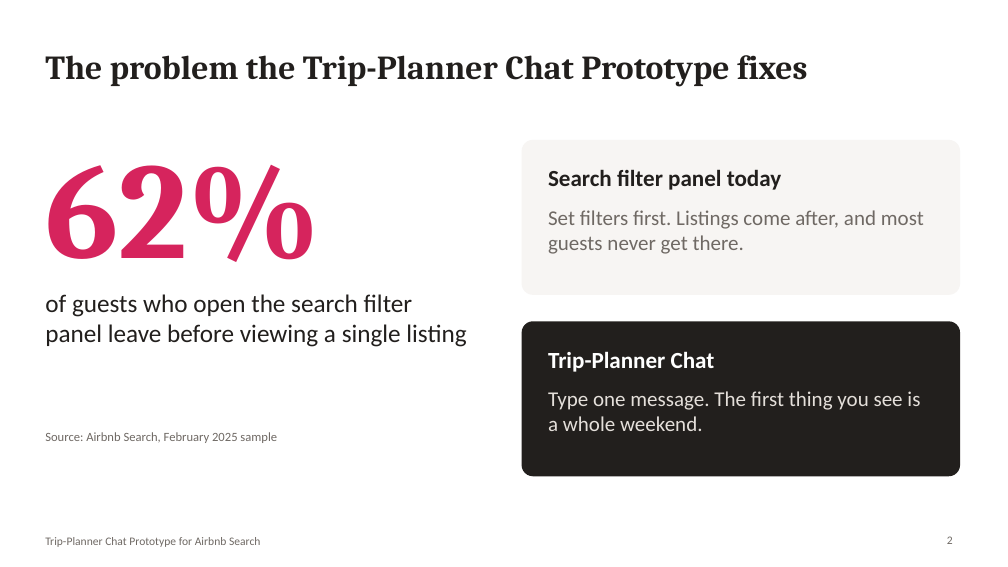
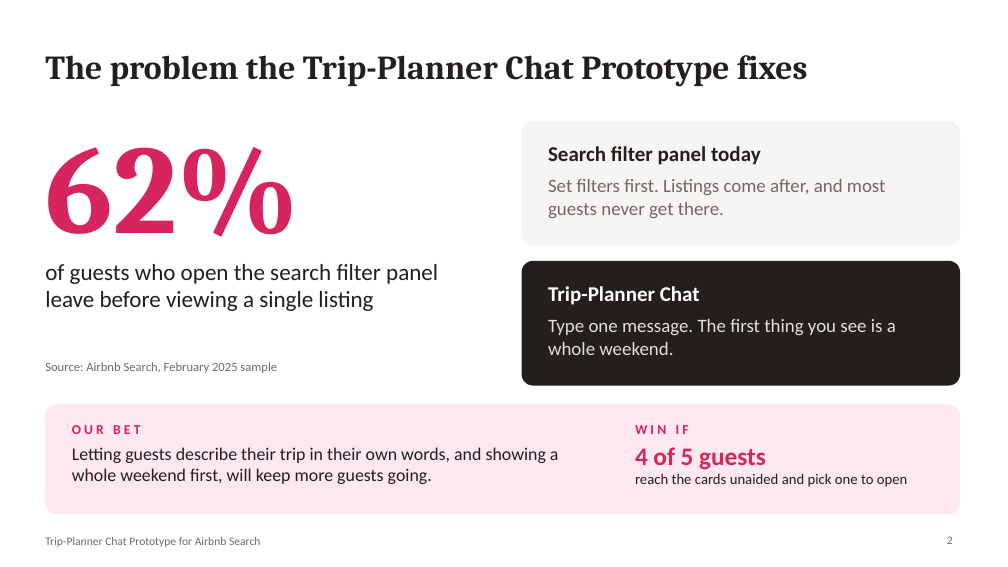
Before and after one commit to ab-n-jain/Zero_Airbnb, a slide deck: slide 2 of docs/review/Trip-Planner-Chat-Prototype-Review.pptx. Drawn at 1008x567 pixels with LibreOffice and Linux fonts; fonts in the diff are those of the drawing. Boxes give left, top, right and bottom in pixels: in the first picture for what was removed or moved away, otherwise in the second. Text is boxed around its words. In the diff, an @@ line names an element or a change of style, - is before the commit and + after.

```diff
--- a/docs/review/Trip-Planner-Chat-Prototype-Review.pptx
+++ b/docs/review/Trip-Planner-Chat-Prototype-Review.pptx
@@ text "62%": place and size @@
-text "62%" at <box>45,165,321,262</box>
+text "62%" at <box>45,147,300,237</box>
@@ text "62%" at <box>45,147,300,237</box>: size 130 to 120 pt @@
@@ rounded rectangle: place and size @@
-rounded rectangle at <box>522,140,960,295</box>
+rounded rectangle at <box>522,121,960,246</box>
@@ rounded rectangle at <box>522,121,960,246</box>: proportions changed @@
@@ text "Search filter panel today": place and size @@
-text "Search filter panel today" at <box>548,169,781,190</box>
+text "Search filter panel today" at <box>548,146,761,165</box>
@@ text "Search filter panel today" at <box>548,146,761,165</box>: size 22 to 20 pt @@
@@ text "Set filters first. Listings come ...": place and size @@
-text "Set filters first. Listings come ..." at <box>548,210,924,254</box>
+text "Set filters first. Listings come ..." at <box>548,179,886,218</box>
@@ text "Set filters first. Listings come ..." at <box>548,179,886,218</box>: size 20 to 18 pt @@
@@ text "of guests who open the ...": place and size @@
-text "of guests who open the ..." at <box>45,294,466,347</box>
+text "of guests who open the ..." at <box>45,264,438,311</box>
@@ text "of guests who open the ..." at <box>45,264,438,311</box>: size 24 to 22 pt @@
@@ rounded rectangle at <box>522,261,960,386</box>: proportions changed @@
@@ rounded rectangle: place and size @@
-rounded rectangle at <box>522,321,960,476</box>
+rounded rectangle at <box>522,261,960,386</box>
@@ text "Trip-Planner Chat" at <box>548,286,700,305</box>: size 22 to 20 pt @@
@@ text "Trip-Planner Chat": place and size @@
-text "Trip-Planner Chat" at <box>548,351,715,372</box>
+text "Trip-Planner Chat" at <box>548,286,700,305</box>
@@ text "Type one message. The first ..." at <box>548,319,896,355</box>: size 20 to 18 pt @@
@@ text "Type one message. The first ...": place and size @@
-text "Type one message. The first ..." at <box>548,391,920,431</box>
+text "Type one message. The first ..." at <box>548,319,896,355</box>
@@ text "Source: Airbnb Search, February 2025 ...": place and size @@
-text "Source: Airbnb Search, February 2025 ..." at <box>45,432,277,443</box>
+text "Source: Airbnb Search, February 2025 ..." at <box>45,362,277,373</box>
@@ rounded rectangle added at <box>45,405,960,514</box>, fill #FDE8EE @@
@@ text added at <box>72,425,140,434</box>, 13 pt, text #D6245D, bold @@
+OUR BET
@@ text added at <box>72,447,559,484</box>, 17 pt, text #221F1D @@
+Letting guests describe their trip in their own words, and showing a whole weekend first, will keep more guests going.
@@ text added at <box>635,425,689,434</box>, 13 pt, text #D6245D, bold @@
+WIN IF
@@ text added at <box>635,447,908,487</box>, 14 pt, text #221F1D @@
+4 of 5 guests
+reach the cards unaided and pick one to open
```
Also in this commit, not shown: 1 other file.
